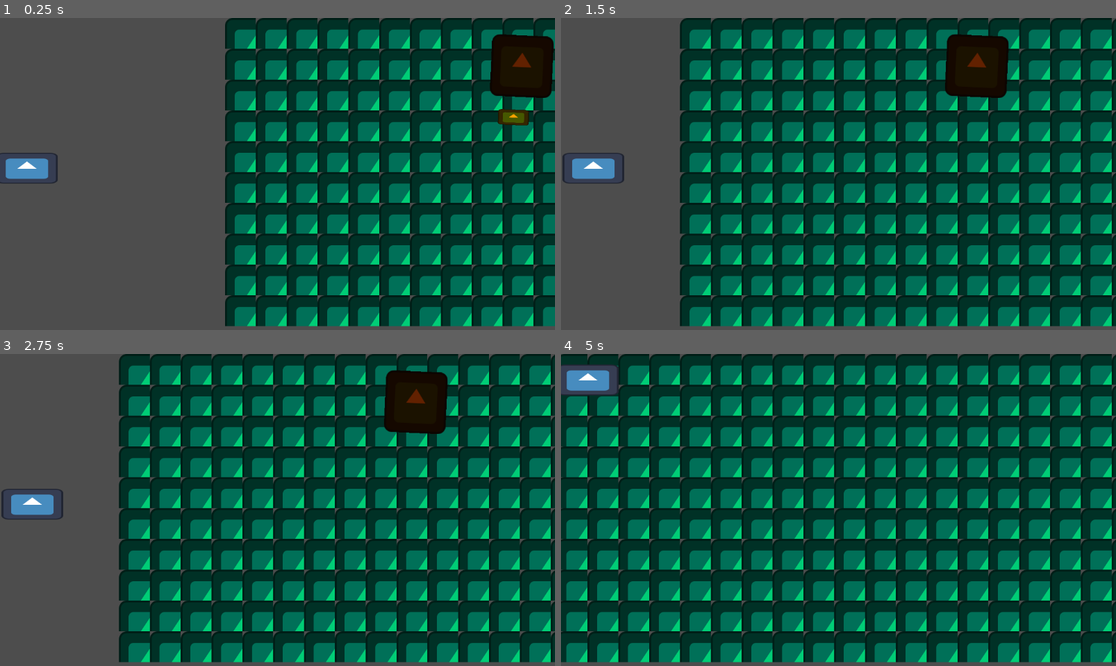
Above: before the commit, frames 1-4 (two rows, left to right).
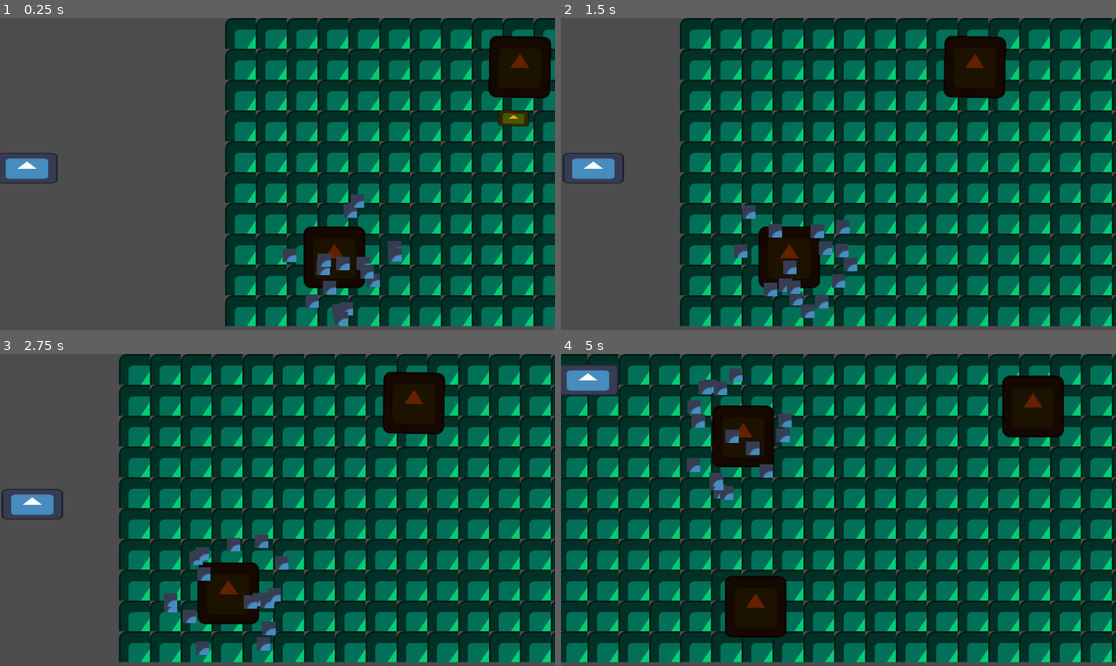
Above: after the commit, the same moments.

Repository: UHSGDC/alfred-the-dipping-bird
Game: Godot game, scene res://scenes/chicago/chicago_minigame.tscn
Same seed, same stepped clock (60 frames per second), same inputs: the game is played once before the commit and once after it. The engine's default icon, where the game draws it, is replaced by a stand-in: a white triangle on a blue panel in a dark square.
Inputs:
- Up to frame 1 (0.25 s): no input
- Up to frame 2 (1.5 s): tap Enter (minigame_tester_reinstance) at 0.5 s; hold D (right) 0.53-1.28 s; tap Space (interact) at 0.6 s; hold S (down) from 1.28 s (still down); tap Backspace (minigame_tester_end) at 1.35 s
- Up to frame 3 (2.75 s): release S (down) at 2.03 s; hold D (right) from 2.03 s (still down); hold Enter (minigame_tester_reinstance) from 2.03 s (still down)
- Up to frame 4 (5 s): release D (right) at 2.78 s; release Enter (minigame_tester_reinstance) at 2.78 s; hold W (up) 2.78-3.53 s; tap Space (interact) at 2.85 s; hold Backspace (minigame_tester_end) 3.53-4.28 s; hold A (left) from 3.53 s (still down); tap Enter (minigame_tester_reinstance) at 4.35 s

The runs differ from the first frame. In frame 1, 3.5% of the frame differs, in the area x 50-100%, y 5-99%; in frame 2, 3.6%; in frame 3, 3.6%; in frame 4, 7.5%, in the area x 22-91%, y 4-91%.
Error before the commit: Invalid call. Nonexistent function 'reload_scene' in base 'SceneTree'. (res://scripts/chicago/player.gd:85)

Commit message:
Fully implemented working factories, and fixed up a lot of the different things in the game. Also improved player code, and added health back.

Diff:
--- a/scenes/chicago/bird.tscn
+++ b/scenes/chicago/bird.tscn
@@ -9,7 +9,8 @@
 [sub_resource type="RectangleShape2D" id="RectangleShape2D_y7cvp"]
 size = Vector2(64, 32)
 
-[node name="Bird" type="RigidBody2D" groups=["skyscraper"]]
+[node name="Bird" type="RigidBody2D" groups=["bird"]]
+z_index = 1
 collision_layer = 3
 physics_material_override = SubResource("PhysicsMaterial_sbmu4")
 script = ExtResource("1_ju043")
--- a/scenes/chicago/chicago_minigame.tscn
+++ b/scenes/chicago/chicago_minigame.tscn
@@ -1,10 +1,11 @@
-[gd_scene load_steps=9 format=3 uid="uid://d05kqnx5bfvhh"]
+[gd_scene load_steps=10 format=3 uid="uid://d05kqnx5bfvhh"]
 
 [ext_resource type="Script" path="res://scripts/chicago/chicago_minigame.gd" id="1_aeqwi"]
 [ext_resource type="Script" path="res://scripts/chicago/player.gd" id="2_xgthb"]
 [ext_resource type="Texture2D" uid="uid://3ttwa7rolvit" path="res://icon.svg" id="3_kftn3"]
 [ext_resource type="PackedScene" uid="uid://c56o1esrlxcce" path="res://scenes/chicago/skyscraper.tscn" id="4_0tdps"]
 [ext_resource type="PackedScene" uid="uid://b2bxisrhl4j1s" path="res://scenes/chicago/bird.tscn" id="4_4us4u"]
+[ext_resource type="PackedScene" uid="uid://b0onck61deuc0" path="res://scenes/chicago/factory.tscn" id="6_ap0b2"]
 
 [sub_resource type="RectangleShape2D" id="RectangleShape2D_p78j3"]
 size = Vector2(128, 64)
@@ -22,8 +23,9 @@
 tile_size = Vector2i(64, 64)
 sources/0 = SubResource("TileSetAtlasSource_bmu1u")
 
-[node name="ChicagoMinigame" type="Node2D"]
+[node name="ChicagoMinigame" type="Node2D" node_paths=PackedStringArray("player")]
 script = ExtResource("1_aeqwi")
+player = NodePath("Player")
 debug_mode = true
 
 [node name="Player" type="Area2D" parent="." node_paths=PackedStringArray("main_scene", "top_left_bound", "bot_right_bound", "camera")]
@@ -42,6 +44,10 @@
 [node name="CollisionShape2D" type="CollisionShape2D" parent="Player"]
 shape = SubResource("RectangleShape2D_p78j3")
 
+[node name="SmokeTimer" type="Timer" parent="Player"]
+wait_time = 0.5
+autostart = true
+
 [node name="DebugBackground" type="TileMap" parent="."]
 z_index = -5
 tile_set = SubResource("TileSet_2yl6m")
@@ -56,11 +62,23 @@
 [node name="Skyscrapers" type="Node2D" parent="."]
 
 [node name="Skyscraper1" parent="Skyscrapers" instance=ExtResource("4_0tdps")]
-position = Vector2(808, 125)
+position = Vector2(804, 129)
+
+[node name="Skyscraper3" parent="Skyscrapers" instance=ExtResource("4_0tdps")]
+position = Vector2(2205, 109)
+
+[node name="Skyscraper2" parent="Skyscrapers" instance=ExtResource("4_0tdps")]
+position = Vector2(1629, 525)
 
 [node name="BirdDetechers" type="Node2D" parent="."]
 
 [node name="Factories" type="Node2D" parent="."]
+
+[node name="Factory1" parent="Factories" instance=ExtResource("6_ap0b2")]
+position = Vector2(419, 497)
+
+[node name="Factory2" parent="Factories" instance=ExtResource("6_ap0b2")]
+position = Vector2(1603, 171)
 
 [node name="PlayerCamera" type="Camera2D" parent="."]
 position = Vector2(151, 324)
@@ -73,6 +91,8 @@
 
 [connection signal="body_entered" from="Player" to="Player" method="_on_body_entered_bird"]
 [connection signal="body_entered" from="Player" to="Player" method="_on_body_entered_skyscraper"]
-[connection signal="player_lost" from="Player" to="." method="_on_player_player_lost"]
-[connection signal="player_lost" from="Player" to="Player" method="_on_player_lost"]
-[connection signal="player_won" from="Player" to="." method="_on_player_player_won"]
+[connection signal="body_entered" from="Player" to="Player" method="_on_body_entered_smoke"]
+[connection signal="body_exited" from="Player" to="Player" method="_on_body_exited_smoke"]
+[connection signal="player_lost" from="Player" to="." method="_on_player_lost"]
+[connection signal="player_won" from="Player" to="." method="_on_player_won"]
+[connection signal="timeout" from="Player/SmokeTimer" to="Player" method="_on_smoke_timer_timeout"]
--- /dev/null
+++ b/scenes/chicago/factory.tscn
@@ -0,0 +1,41 @@
+[gd_scene load_steps=5 format=3 uid="uid://b0onck61deuc0"]
+
+[ext_resource type="Texture2D" uid="uid://3ttwa7rolvit" path="res://icon.svg" id="1_sn8kd"]
+
+[sub_resource type="PhysicsMaterial" id="PhysicsMaterial_sbmu4"]
+bounce = 0.5
+
+[sub_resource type="CircleShape2D" id="CircleShape2D_4j3ms"]
+radius = 128.0
+
+[sub_resource type="AtlasTexture" id="AtlasTexture_6trmb"]
+atlas = ExtResource("1_sn8kd")
+region = Rect2(16, 16, 16, 16)
+margin = Rect2(12, 12, 12, 12)
+
+[node name="Factory" type="RigidBody2D" groups=["factory"]]
+z_index = -1
+collision_layer = 3
+physics_material_override = SubResource("PhysicsMaterial_sbmu4")
+gravity_scale = 0.0
+
+[node name="Sprite2D" type="Sprite2D" parent="."]
+modulate = Color(0.384314, 0.129412, 0, 1)
+texture = ExtResource("1_sn8kd")
+
+[node name="CollisionShape2D" type="CollisionShape2D" parent="."]
+shape = SubResource("CircleShape2D_4j3ms")
+
+[node name="CPUParticles2D" type="CPUParticles2D" parent="."]
+amount = 16
+lifetime = 5.0
+preprocess = 5.0
+speed_scale = 10.0
+fixed_fps = 10
+local_coords = true
+texture = SubResource("AtlasTexture_6trmb")
+emission_shape = 2
+emission_sphere_radius = 128.0
+direction = Vector2(0, 0)
+spread = 180.0
+gravity = Vector2(0, 0)
--- a/scripts/chicago/chicago_minigame.gd
+++ b/scripts/chicago/chicago_minigame.gd
@@ -1,7 +1,13 @@
 extends BaseMinigame
 
-func _on_player_player_lost() -> void:
+@export var player: Area2D
+
+func _on_player_lost() -> void:
+	print(player.name + " lost")
 	end_minigame(false, 0)
 
-func _on_player_player_won() -> void:
-	end_minigame(false, 100)
+func _on_player_won() -> void:
+	print(player.name + " won")
+
+	# Temporarly made the win reward to be equal to the players health, which goes up to 100
+	end_minigame(true, player.health)
--- a/scripts/chicago/player.gd
+++ b/scripts/chicago/player.gd
@@ -14,8 +14,17 @@
 
 var debug_movement_paused: bool = false
 var velocity: Vector2 = Vector2(AUTOSCROLL_SPEED, 0)
+var health: int = 100
 
 @onready var debug_mode: bool = main_scene.debug_mode
+@onready var smoke_timer: Timer = get_node("SmokeTimer")
+
+func _ready():
+	smoke_timer.set_paused(true)
+
+func _process(_delta) -> void:
+	if health <= 0:
+		player_lost.emit()
 
 func _physics_process(delta: float) -> void:
 	if debug_mode and Input.is_action_just_pressed("interact"):
@@ -68,7 +77,7 @@
 	if !body.is_in_group("skyscraper"):
 		return
 	if debug_mode:
-		print(name + " hit skyscraper")
+		print(name + " hit a skyscraper")
 	player_lost.emit()
 
 # Collision of bird
@@ -76,10 +85,28 @@
 	if !body.is_in_group("bird"):
 		return
 	if debug_mode:
-		print(name + " hit bird")
+		print(name + " hit a bird")
 	player_lost.emit()
 
-# Going to be used to create a death animation and such for the bird
-func _on_player_lost():
-	print("Player lost")
-	get_tree().reload_scene()
+# Collision of factory
+func _on_body_entered_smoke(body: Node2D) -> void:
+	if !body.is_in_group("factory"):
+		return
+	if debug_mode:
+		print(name + " is in the smoke zone of a factory")
+	smoke_timer.set_paused(false)
+
+func _on_body_exited_smoke(body: Node2D) -> void:
+	if !body.is_in_group("factory"):
+		return
+	if debug_mode:
+		print(name + " is outside the smoke zone of a factory")
+	smoke_timer.set_paused(true)
+
+func _on_smoke_timer_timeout():
+	# Everytime the wait time is completed, it will decrease the health by the set number
+	# Just do `wait_time*health_decrease` to get the seconds that the player can last in the smoke
+	# Also, health_decrease representes the number set below
+	health -= 10
+	if debug_mode:
+		print(name + " has a health of " + str(health))
